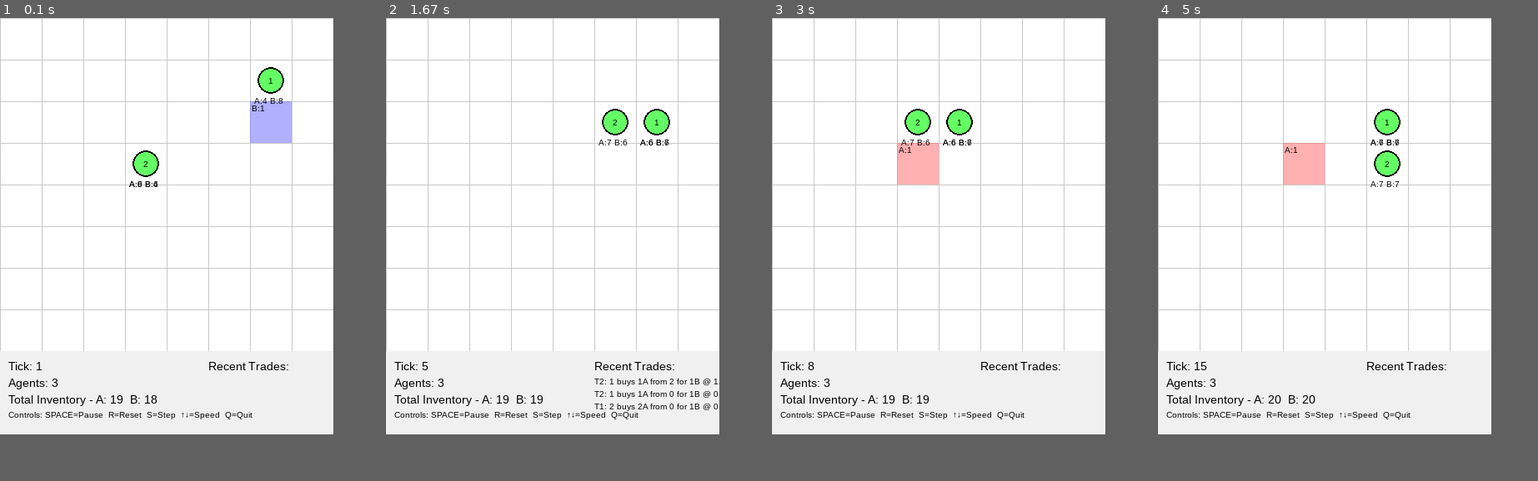
Above: before the commit, frames 1-4 (left to right).
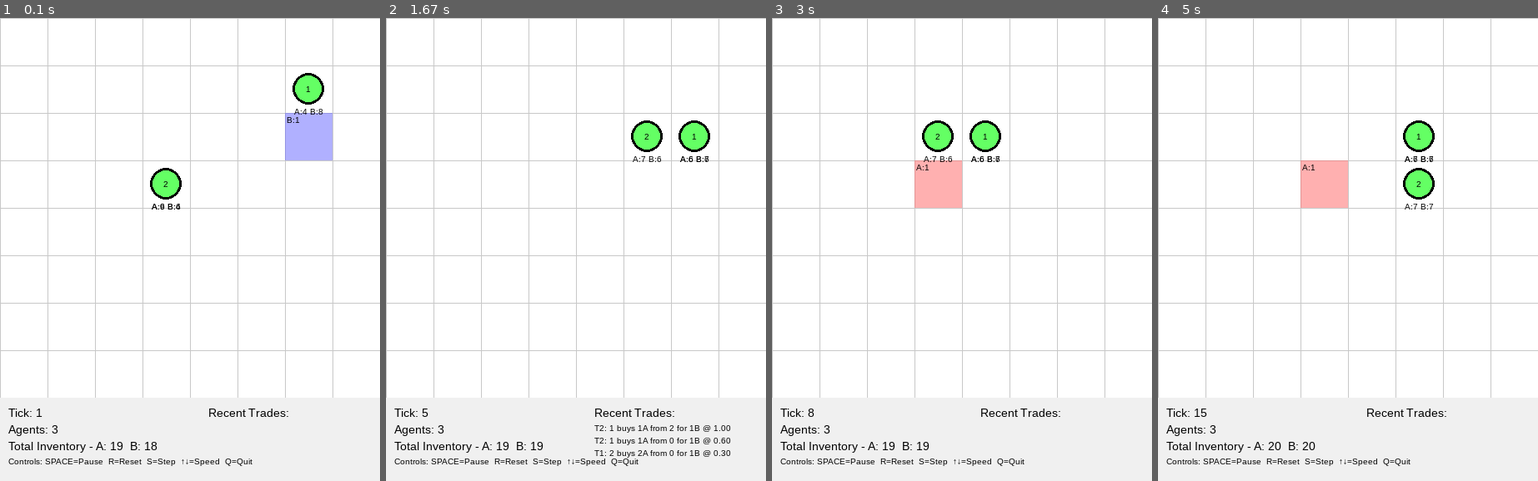
Above: after the commit, the same moments.

Repository: cmfunderburk/vmt-dev
Game: pygame game, started from main.py
The game is run twice, just before and just after one commit, with the same random seed, the same clock (stepped at 60 frames per second) and the same inputs.
Inputs:
- Up to frame 1 (0.1 s): no input
- Up to frame 2 (1.67 s): tap Space at 0.33, 1.17 s; hold Up 0.67-1.13 s
- Up to frame 3 (3 s): tap R at 1.73 s; hold Up from 2.78 s (still down)
- Up to frame 4 (5 s): release Up at 3.23 s; hold Down 3.27-3.68 s; tap Space at 3.33, 3.78, 4.25, 4.7 s; hold Up 3.72-4.15 s; hold Down 4.18-4.6 s; hold Up from 4.63 s (still down)
In our replay, the window is 400x500 before the commit and 456x556 after it. These sizes can differ from the game's own. Grey fills any space a smaller window leaves; there, only what the larger window draws over its background counts as a difference.

The runs differ from the first frame. In frame 1, 9.9% of the frame differs, in the area x 0-100%, y 0-97%; in frame 2, 9.1%; in frame 3, 9.4%; in frame 4, 9.6%.

Commit message:
fixed display scaling; working on logging format next

Diff:
--- a/main.py
+++ b/main.py
@@ -29,7 +29,7 @@
     sim = Simulation(scenario, seed=seed)
 
     print("Starting visualization...")
-    renderer = VMTRenderer(sim, cell_size=50)
+    renderer = VMTRenderer(sim)  # Auto-detect optimal cell size
 
     clock = pygame.time.Clock()
     running = True
@@ -41,6 +41,8 @@
     print("  R: Reset simulation")
     print("  S: Step one tick (when paused)")
     print("  UP/DOWN: Increase/decrease speed")
+    if renderer.needs_scrolling:
+        print("  ARROW KEYS: Scroll camera (large grid)")
     print("  Q: Quit")
     print()
 
@@ -77,6 +79,10 @@
                 elif event.key == pygame.K_q:
                     running = False
 
+        # Handle camera scrolling (for large grids)
+        keys = pygame.key.get_pressed()
+        renderer.handle_camera_input(keys)
+
         # Update simulation
         if not paused:
             sim.step()
--- a/vmt_pygame/renderer.py
+++ b/vmt_pygame/renderer.py
@@ -12,27 +12,77 @@
 class VMTRenderer:
     """Renders VMT simulation using Pygame."""
 
-    def __init__(self, simulation: 'Simulation', cell_size: int = 30):
+    def __init__(self, simulation: 'Simulation', cell_size: int = None):
         """
-        Initialize renderer.
+        Initialize renderer with automatic display scaling.
 
         Args:
             simulation: The simulation to render
-            cell_size: Size of each grid cell in pixels
+            cell_size: Size of each grid cell in pixels (None = auto-detect)
         """
         pygame.init()
 
         self.sim = simulation
-        self.cell_size = cell_size
-        self.width = simulation.grid.N * cell_size
-        self.height = simulation.grid.N * cell_size + 100  # Extra space for HUD
-
-        self.screen = pygame.display.set_mode((self.width, self.height))
+
+        # Get monitor dimensions
+        display_info = pygame.display.Info()
+        screen_width = display_info.current_w
+        screen_height = display_info.current_h
+
+        # Reserve space for margins and HUD
+        MARGIN = 80
+        HUD_HEIGHT = 100
+        available_width = screen_width - (2 * MARGIN)
+        available_height = screen_height - (2 * MARGIN) - HUD_HEIGHT
+
+        # Calculate optimal cell size if not provided
+        if cell_size is None:
+            grid_size = simulation.grid.N
+            optimal_cell_size = min(
+                available_width // grid_size,
+                available_height // grid_size
+            )
+            # Enforce minimum of 10px
+            self.cell_size = max(10, optimal_cell_size)
+        else:
+            self.cell_size = cell_size
+
+        # Calculate actual grid dimensions
+        grid_pixel_size = simulation.grid.N * self.cell_size
+
+        # Determine if scrolling is needed
+        self.needs_scrolling = (
+            grid_pixel_size > available_width or
+            grid_pixel_size > available_height
+        )
+
+        # Set window size (capped to available space)
+        if self.needs_scrolling:
+            self.width = min(grid_pixel_size, available_width)
+            self.height = min(grid_pixel_size, available_height)
+        else:
+            self.width = grid_pixel_size
+            self.height = grid_pixel_size
+
+        # Store HUD height
+        self.hud_height = HUD_HEIGHT
+
+        # Add HUD height to total window height
+        self.window_height = self.height + HUD_HEIGHT
+
+        # Initialize camera offset for scrolling
+        self.camera_x = 0
+        self.camera_y = 0
+
+        # Create window
+        self.screen = pygame.display.set_mode((self.width, self.window_height))
         pygame.display.set_caption("VMT v1 - Virtual Market Testbed")
 
-        # Fonts
-        self.font = pygame.font.SysFont('arial', 14)
-        self.small_font = pygame.font.SysFont('arial', 10)
+        # Scale fonts proportionally (minimum 8px, maximum 14px for base, 6-10px for small)
+        base_font_size = max(8, min(14, self.cell_size // 4))
+        small_font_size = max(6, min(10, self.cell_size // 5))
+        self.font = pygame.font.SysFont('arial', base_font_size)
+        self.small_font = pygame.font.SysFont('arial', small_font_size)
 
         # Colors
         self.COLOR_WHITE = (255, 255, 255)
@@ -48,6 +98,39 @@
         # Track trade events for visualization
         self.recent_trades = self.sim.trade_logger.recent_trades_for_renderer
 
+    def handle_camera_input(self, keys):
+        """Handle camera movement with arrow keys."""
+        if not self.needs_scrolling:
+            return
+
+        SCROLL_SPEED = self.cell_size  # Scroll by one cell at a time
+        grid_pixel_size = self.sim.grid.N * self.cell_size
+
+        if keys[pygame.K_LEFT]:
+            self.camera_x = max(0, self.camera_x - SCROLL_SPEED)
+        if keys[pygame.K_RIGHT]:
+            max_x = max(0, grid_pixel_size - self.width)
+            self.camera_x = min(max_x, self.camera_x + SCROLL_SPEED)
+        if keys[pygame.K_UP]:
+            self.camera_y = max(0, self.camera_y - SCROLL_SPEED)
+        if keys[pygame.K_DOWN]:
+            max_y = max(0, grid_pixel_size - self.height)
+            self.camera_y = min(max_y, self.camera_y + SCROLL_SPEED)
+
+    def to_screen_coords(self, grid_x, grid_y):
+        """Convert grid coordinates to screen coordinates with camera offset."""
+        return (
+            grid_x * self.cell_size - self.camera_x,
+            grid_y * self.cell_size - self.camera_y
+        )
+
+    def is_visible(self, screen_x, screen_y):
+        """Check if coordinates are visible in current viewport."""
+        return (
+            -self.cell_size <= screen_x <= self.width + self.cell_size and
+            -self.cell_size <= screen_y <= self.height + self.cell_size
+        )
+
     def render(self):
         """Render the current simulation state."""
         self.screen.fill(self.COLOR_WHITE)
@@ -61,30 +144,39 @@
         pygame.display.flip()
 
     def draw_grid(self):
-        """Draw grid lines."""
-        for x in range(self.sim.grid.N + 1):
-            px = x * self.cell_size
+        """Draw grid lines with camera offset and viewport culling."""
+        # Only draw visible grid lines
+        start_x = self.camera_x // self.cell_size
+        end_x = min(self.sim.grid.N, (self.camera_x + self.width) // self.cell_size + 1)
+        start_y = self.camera_y // self.cell_size
+        end_y = min(self.sim.grid.N, (self.camera_y + self.height) // self.cell_size + 1)
+
+        for x in range(start_x, end_x + 1):
+            screen_x = x * self.cell_size - self.camera_x
             pygame.draw.line(
                 self.screen, self.COLOR_GRAY,
-                (px, 0), (px, self.width),
+                (screen_x, 0), (screen_x, self.height),
                 1
             )
 
-        for y in range(self.sim.grid.N + 1):
-            py = y * self.cell_size
+        for y in range(start_y, end_y + 1):
+            screen_y = y * self.cell_size - self.camera_y
             pygame.draw.line(
                 self.screen, self.COLOR_GRAY,
-                (0, py), (self.width, py),
+                (0, screen_y), (self.width, screen_y),
                 1
             )
 
     def draw_resources(self):
-        """Draw resource cells."""
+        """Draw resource cells with camera offset and viewport culling."""
         for cell in self.sim.grid.cells.values():
             if cell.resource.amount > 0 and cell.resource.type:
                 x, y = cell.position
-                px = x * self.cell_size
-                py = y * self.cell_size
+                screen_x, screen_y = self.to_screen_coords(x, y)
+
+                # Skip if not visible
+                if not self.is_visible(screen_x, screen_y):
+                    continue
 
                 # Color based on resource type
                 if cell.resource.type == "A":
@@ -97,21 +189,28 @@
                 surface = pygame.Surface((self.cell_size, self.cell_size))
                 surface.set_alpha(alpha)
                 surface.fill(color)
-                self.screen.blit(surface, (px, py))
+                self.screen.blit(surface, (screen_x, screen_y))
 
                 # Draw amount label
                 label = self.small_font.render(
                     f"{cell.resource.type}:{cell.resource.amount}",
                     True, self.COLOR_BLACK
                 )
-                self.screen.blit(label, (px + 2, py + 2))
+                self.screen.blit(label, (screen_x + 2, screen_y + 2))
 
     def draw_agents(self):
-        """Draw agents as circles."""
+        """Draw agents as circles with camera offset and viewport culling."""
         for agent in self.sim.agents:
             x, y = agent.pos
-            px = x * self.cell_size + self.cell_size // 2
-            py = y * self.cell_size + self.cell_size // 2
+            screen_x, screen_y = self.to_screen_coords(x, y)
+
+            # Skip if not visible
+            if not self.is_visible(screen_x, screen_y):
+                continue
+
+            # Calculate center position
+            px = screen_x + self.cell_size // 2
+            py = screen_y + self.cell_size // 2
 
             # Color based on utility type
             if agent.utility:
@@ -126,19 +225,22 @@
                 color = self.COLOR_BLACK
 
             # Draw agent circle
-            radius = self.cell_size // 3
+            radius = max(3, self.cell_size // 3)  # Minimum radius of 3px
             pygame.draw.circle(self.screen, color, (px, py), radius)
-            pygame.draw.circle(self.screen, self.COLOR_BLACK, (px, py), radius, 2)
-
-            # Draw agent ID
-            id_label = self.small_font.render(str(agent.id), True, self.COLOR_BLACK)
-            id_rect = id_label.get_rect(center=(px, py))
-            self.screen.blit(id_label, id_rect)
-
-            # Draw inventory below agent
-            inv_text = f"A:{agent.inventory.A} B:{agent.inventory.B}"
-            inv_label = self.small_font.render(inv_text, True, self.COLOR_BLACK)
-            self.screen.blit(inv_label, (px - 20, py + radius + 2))
+            pygame.draw.circle(self.screen, self.COLOR_BLACK, (px, py), radius, max(1, radius // 5))
+
+            # Draw agent ID (only if cell size is large enough)
+            if self.cell_size >= 15:
+                id_label = self.small_font.render(str(agent.id), True, self.COLOR_BLACK)
+                id_rect = id_label.get_rect(center=(px, py))
+                self.screen.blit(id_label, id_rect)
+
+            # Draw inventory below agent (only if cell size is large enough)
+            if self.cell_size >= 20:
+                inv_text = f"A:{agent.inventory.A} B:{agent.inventory.B}"
+                inv_label = self.small_font.render(inv_text, True, self.COLOR_BLACK)
+                inv_width = inv_label.get_width()
+                self.screen.blit(inv_label, (px - inv_width // 2, py + radius + 2))
 
     def draw_trade_indicators(self):
         """Draw indicators for recent trades."""
@@ -147,12 +249,12 @@
 
     def draw_hud(self):
         """Draw heads-up display with simulation info."""
-        hud_y = self.width + 10
+        hud_y = self.height + 10
 
         # Background for HUD
         pygame.draw.rect(
             self.screen, self.COLOR_LIGHT_GRAY,
-            (0, self.width, self.width, 100)
+            (0, self.height, self.width, self.hud_height)
         )
 
         # Tick counter
@@ -172,8 +274,11 @@
         inv_label = self.font.render(inv_text, True, self.COLOR_BLACK)
         self.screen.blit(inv_label, (10, hud_y + 40))
 
-        # Controls
-        controls_text = "Controls: SPACE=Pause  R=Reset  S=Step  ↑↓=Speed  Q=Quit"
+        # Controls (with scrolling if needed)
+        if self.needs_scrolling:
+            controls_text = "SPACE=Pause R=Reset S=Step ←→↑↓=Scroll/Speed Q=Quit"
+        else:
+            controls_text = "Controls: SPACE=Pause  R=Reset  S=Step  ↑↓=Speed  Q=Quit"
         controls_label = self.small_font.render(controls_text, True, self.COLOR_BLACK)
         self.screen.blit(controls_label, (10, hud_y + 60))
 
Not shown, added: PLANS/docs/ADAPTIVE_DISPLAY_SCALING.md
